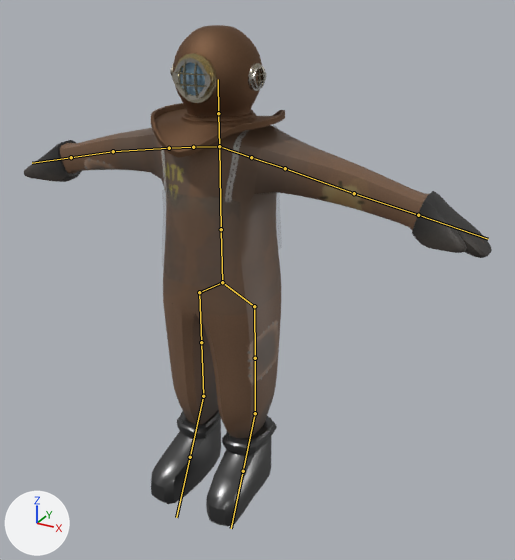
What one commit did to the FBX model Assets/Animations/Animations/Player_New.fbx.
Before and after are seen from a 50 mm camera at (8.26, -13.28, 11.84) aimed at (0.78, 0.31, 5.04). The axes (+X, +Y, +Z) are drawn at lower left. The lights are the same throughout. The bones that bend it are drawn over the model as lines.
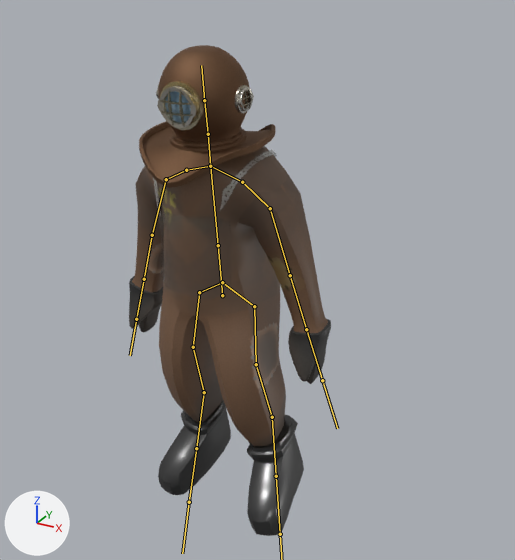
The newer file adds an action. The first version stands in its rest pose; the second is drawn at frame 24 of the action 'Armature|Armature|Jump Up'.

Location of each change, [x1, y1, x2, y2] in pixels of the pictures (515 x 560 px):
'Plane.003', posed (57% narrower): before [24, 25, 492, 526]; after [129, 45, 331, 536]
bone 'Pelvis', root to tip: before (222, 282) to (221, 229); after (222, 295) to (218, 245)
bone 'RShoulder', root to tip: before (219, 146) to (193, 147); after (210, 166) to (186, 170)
bone 'RShoulder_Arm', root to tip: before (193, 147) to (169, 148); after (186, 170) to (166, 179)
bone 'RForearm', root to tip: before (169, 148) to (113, 151); after (166, 179) to (152, 235)
bone 'LShoulder', root to tip: before (219, 146) to (251, 157); after (210, 166) to (242, 182)
bone 'LShoulder_Arm', root to tip: before (251, 157) to (285, 168); after (242, 182) to (270, 208)
bone 'LForearm', root to tip: before (285, 168) to (354, 193); after (270, 208) to (290, 275)
bone 'RLeg', root to tip: before (199, 292) to (201, 342); after (199, 292) to (193, 347)
bone 'RAnkle', root to tip: before (201, 342) to (203, 396); after (193, 347) to (204, 392)
bone 'LLeg', root to tip: before (254, 306) to (255, 358); after (254, 306) to (256, 364)
bone 'LAnkle', root to tip: before (255, 358) to (255, 413); after (256, 364) to (272, 417)

The change in detail:
Bone 'Pelvis' (bone_pelvis) moves from (0.0, 0.0, 0.0) to (0.0, -0.21, 0.0).
Bone 'Pelvis' (bone_pelvis) turns from (0, 0, 0) to (7, 0, 0) degrees about its own x, y and z.
Bone 'RShoulder' (bone_rshoulder) turns from (0, 0, 0) to (0, 0, 8) degrees about its own x, y and z.
Bone 'RShoulder_Arm' (bone_rshoulder_arm) turns from (0, 0, 0) to (-1, 1, 12) degrees about its own x, y and z.
Bone 'RForearm' (bone_rforearm) turns from (0, 0, 0) to (0, 0, 38) degrees about its own x, y and z.
Bone 'LShoulder' (bone_lshoulder) turns from (0, 0, 0) to (0, 0, -8) degrees about its own x, y and z.
Bone 'LShoulder_Arm' (bone_lshoulder_arm) turns from (0, 0, 0) to (0, 0, -21) degrees about its own x, y and z.
Bone 'LForearm' (bone_lforearm) turns from (0, 0, 0) to (0, -1, -35) degrees about its own x, y and z.
Bone 'RLeg' (bone_rleg) turns from (0, 0, 0) to (0, 6, 16) degrees about its own x, y and z.
Bone 'RAnkle' (bone_rankle) turns from (0, 0, 0) to (3, 1, -30) degrees about its own x, y and z.
Bone 'LLeg' (bone_lleg) turns from (0, 0, 0) to (11, -3, -17) degrees about its own x, y and z.
Bone 'LAnkle' (bone_lankle) turns from (0, 0, 0) to (2, 0, 27) degrees about its own x, y and z.
